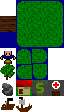
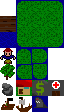
Comparing the layer stacks of the two 64px x 112px images. Changes:
added layer "ground copy #15" above "ground copy #11" over [32, 96, 48, 112]
painted on "Layer" over [0, 32, 16, 52]
